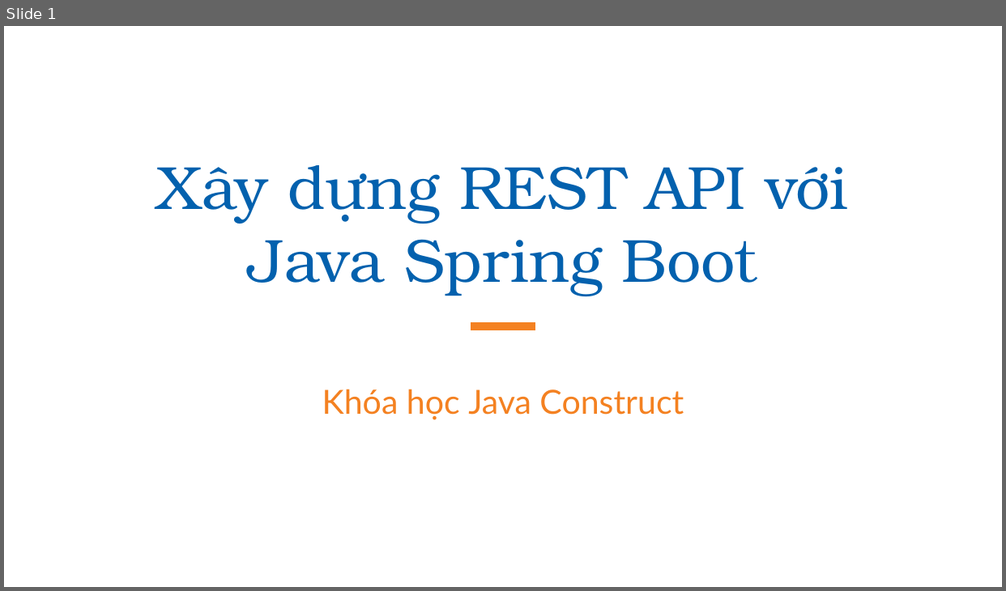
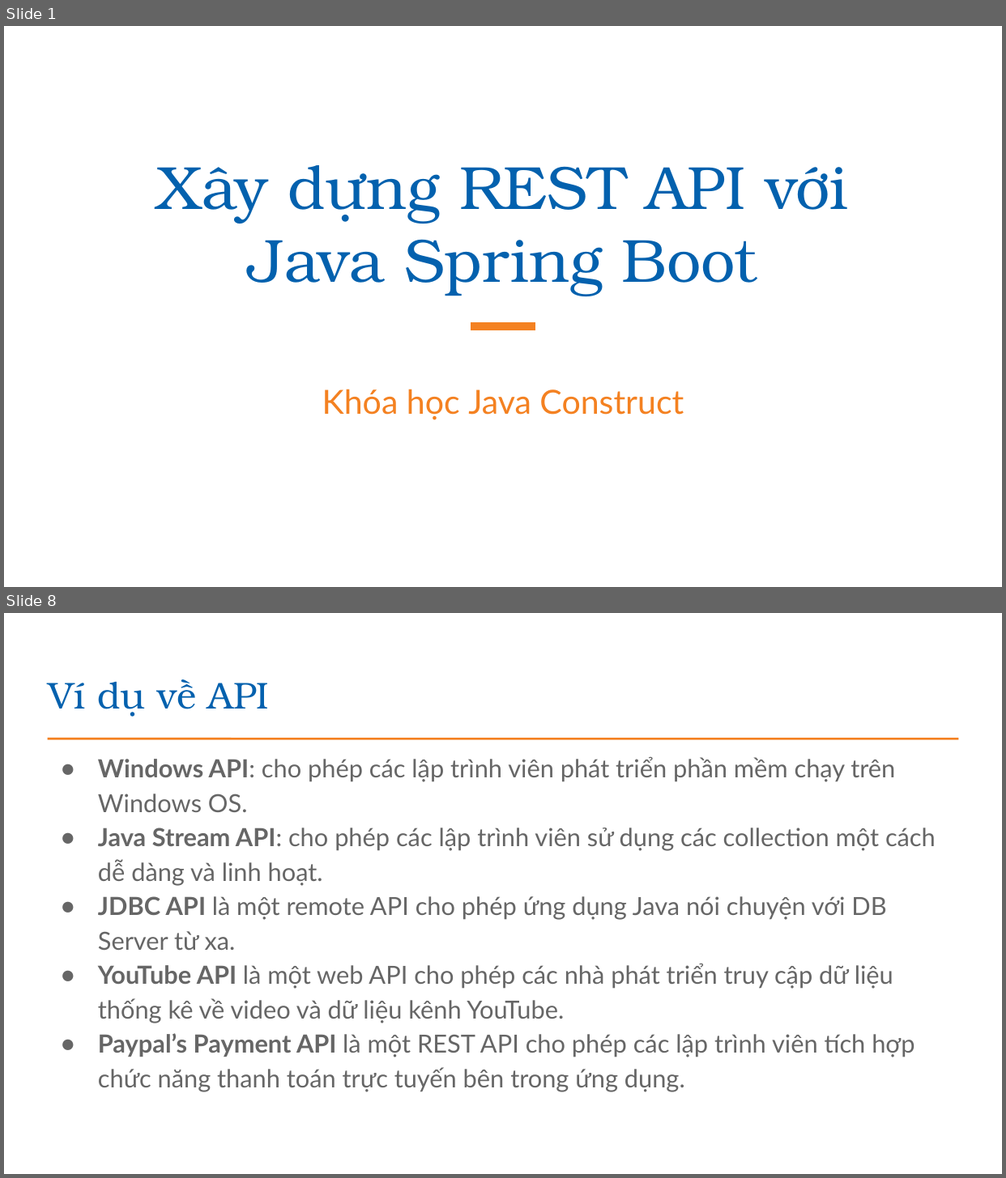
Before and after one commit to EdisonTechnologyAcademy/Java---Construction, a slide deck: presentations/Bài 23_Xay dung cac API Rest.pptx. Shown one above the other, each under a label of ours: slide 1 before the commit, slides 1 and 8 after it; the slides between them are not shown. The pictures are 1006x591 and 1006x1178 pixels, drawn with LibreOffice and Linux fonts; fonts in the diff are those of the drawing; background and template pictures are left out. Boxes give left, top, right and bottom in pixels: in the first picture for what was removed or moved away, otherwise in the second. Text is boxed around its words. In the diff, an @@ line names an element or a change of style, - is before the commit and + after.

```diff
--- a/presentations/Bài 23_Xay dung cac API Rest.pptx
+++ b/presentations/Bài 23_Xay dung cac API Rest.pptx
@@ slide 8 added at [4,613,1002,1174], background #FFFFFF @@
@@ title added at [48,679,270,717], 27 pt, text #0361AE @@
+Ví dụ về API
@@ line added from (47, 739) to (959, 739), #F48121 1.5 pt @@
@@ text added at [98,757,936,1093], 18 pt, text #666666 @@
+● Windows API: cho phép các lập trình viên phát triển phần mềm chạy trên Windows OS.
+● Java Stream API: cho phép các lập trình viên sử dụng các collection một cách dễ dàng và linh hoạt.
+● JDBC API là một remote API cho phép ứng dụng Java nói chuyện với DB Server từ xa.
+● YouTube API là một web API cho phép các nhà phát triển truy cập dữ liệu thống kê về video và dữ liệu kênh YouTube.
+● Paypal’s Payment API là một REST API cho phép các lập trình viên tích hợp chức năng thanh toán trực tuyến bên trong ứng dụng.
```
Also in this commit, not shown: 4 slides changed, 36 other slides added, 39 slides removed, 1 other file.
